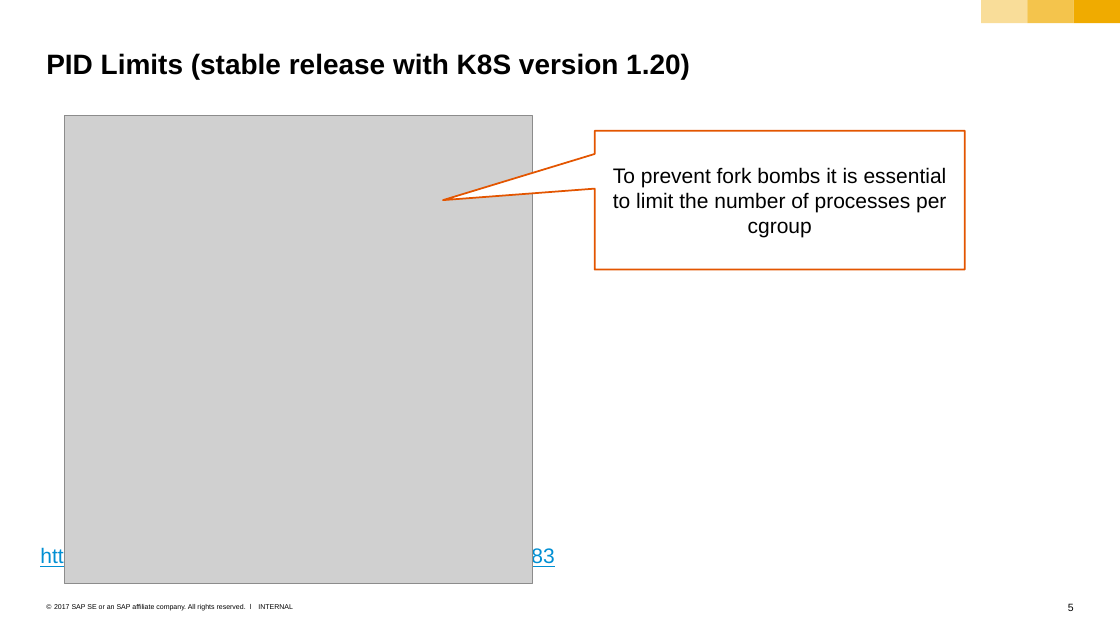
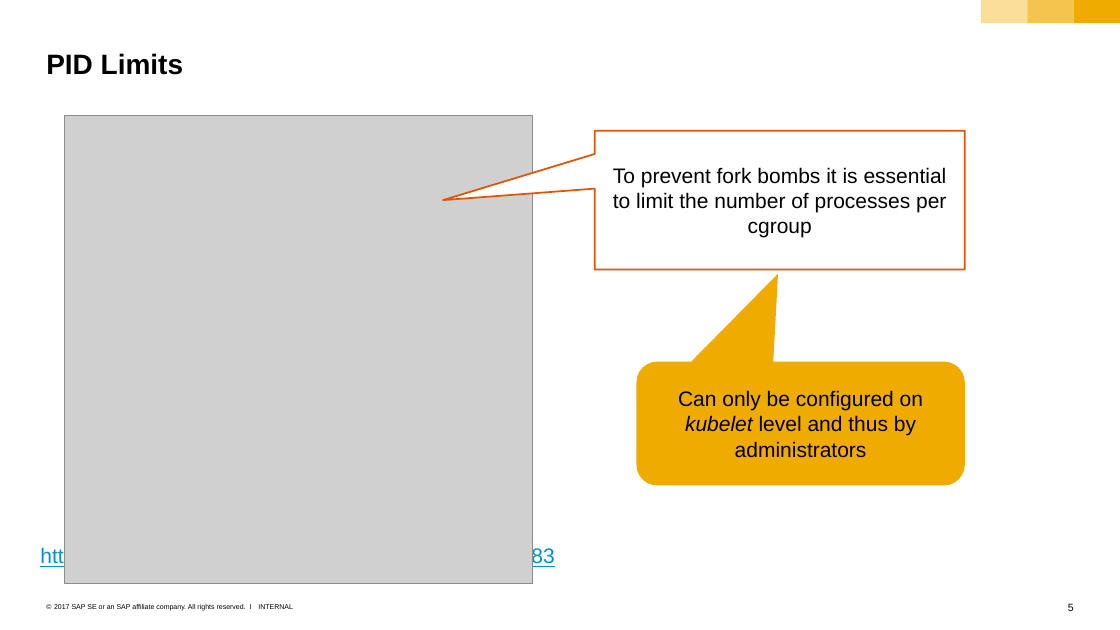
Before and after one commit to sriramrokkam/k8s-training, a slide deck: slide 5 of kubernetes/11_2_security.pptx. Drawn at 1120x630 pixels with LibreOffice and Linux fonts; fonts in the diff are those of the drawing; grey boxes stand for pictures. Boxes give left, top, right and bottom in pixels: in the first picture for what was removed or moved away, otherwise in the second. Text is boxed around its words. In the diff, an @@ line names an element or a change of style, - is before the commit and + after.

```diff
--- a/kubernetes/11_2_security.pptx
+++ b/kubernetes/11_2_security.pptx
@@ title at [46,53,183,75]: text changed @@
-PID Limits (stable release with K8S version 1.20)
+PID Limits
@@ rounded speech box added at [636,362,965,485], fill #F0AB00, 18 pt, text #000000 @@
+Can only be configured on kubelet level and thus by administrators
```
Also in this commit, not shown: 2 other slides changed, 5 other files.
